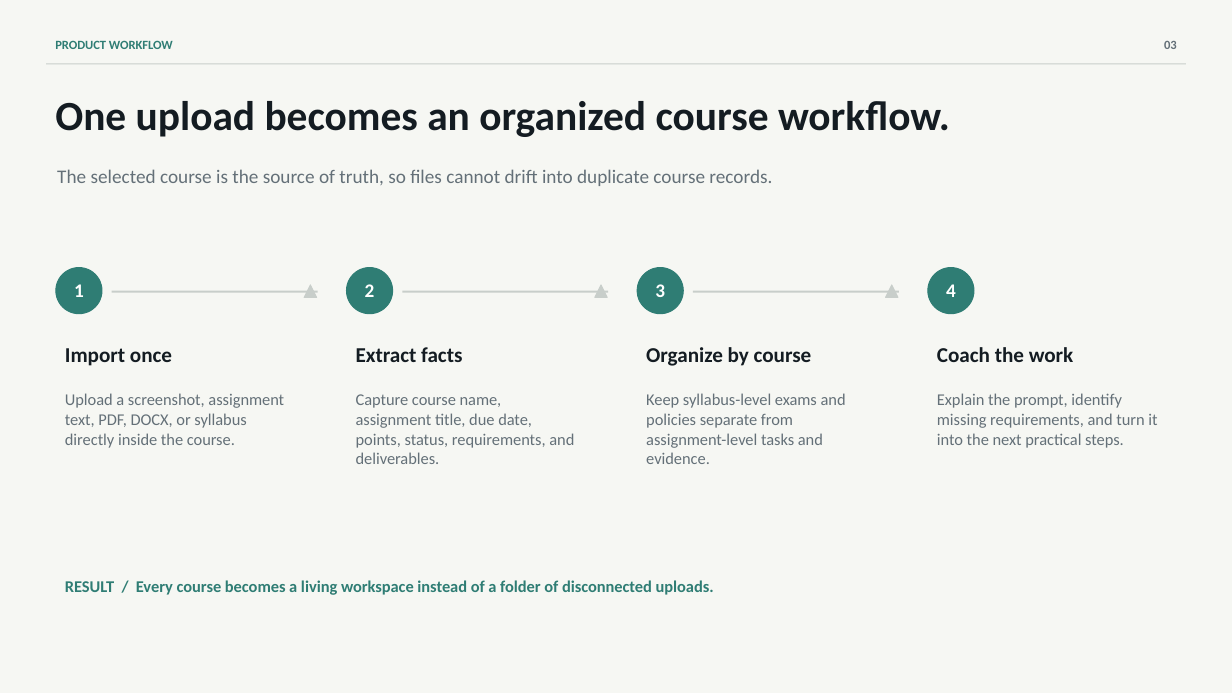
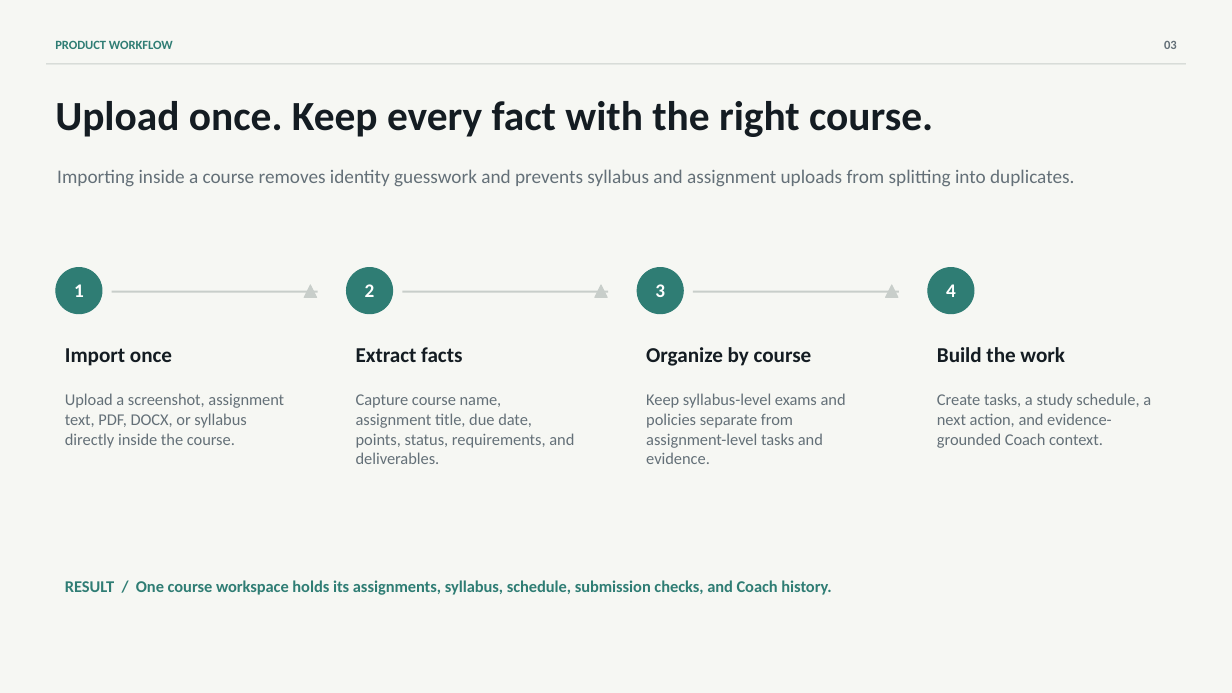
Before and after one commit to CNGEI2/classpilot-ai-website, a slide deck: slide 3 of product-presentation/ClassPilot-AI-Product-Introduction.pptx. Drawn at 1232x693 pixels with LibreOffice and Linux fonts; fonts in the diff are those of the drawing. Boxes give left, top, right and bottom in pixels: in the first picture for what was removed or moved away, otherwise in the second. Text is boxed around its words. In the diff, an @@ line names an element or a change of style, - is before the commit and + after.

Commit message:
Update product deck for live conversational Coach

```diff
--- a/product-presentation/ClassPilot-AI-Product-Introduction.pptx
+++ b/product-presentation/ClassPilot-AI-Product-Introduction.pptx
@@ text at box(55, 101, 933, 137): text changed @@
-One upload becomes an organized course workflow.
+Upload once. Keep every fact with the right course.
@@ text at box(57, 169, 1074, 187): text changed @@
-The selected course is the source of truth, so files cannot drift into duplicate course records.
+Importing inside a course removes identity guesswork and prevents syllabus and assignment uploads from splitting into duplicates.
@@ text at box(937, 347, 1065, 362): text changed @@
-Coach the work
+Build the work
@@ text at box(937, 393, 1151, 448): text changed @@
-Explain the prompt, identify missing requirements, and turn it into the next practical steps.
+Create tasks, a study schedule, a next action, and evidence-grounded Coach context.
@@ text at box(65, 580, 831, 595): text changed @@
-RESULT / Every course becomes a living workspace instead of a folder of disconnected uploads.
+RESULT / One course workspace holds its assignments, syllabus, schedule, submission checks, and Coach history.
```
Also in this commit, not shown: 4 other slides changed, 3 slides added, 3 slides removed, 1 other file.
